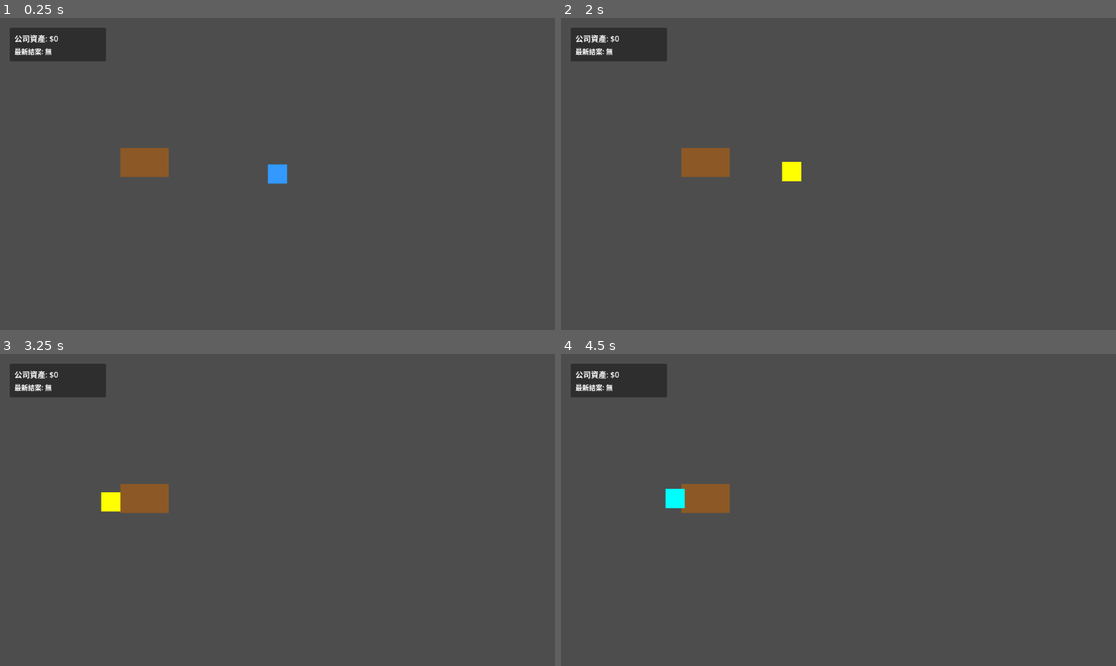
Above: before the commit, frames 1-4 (two rows, left to right).
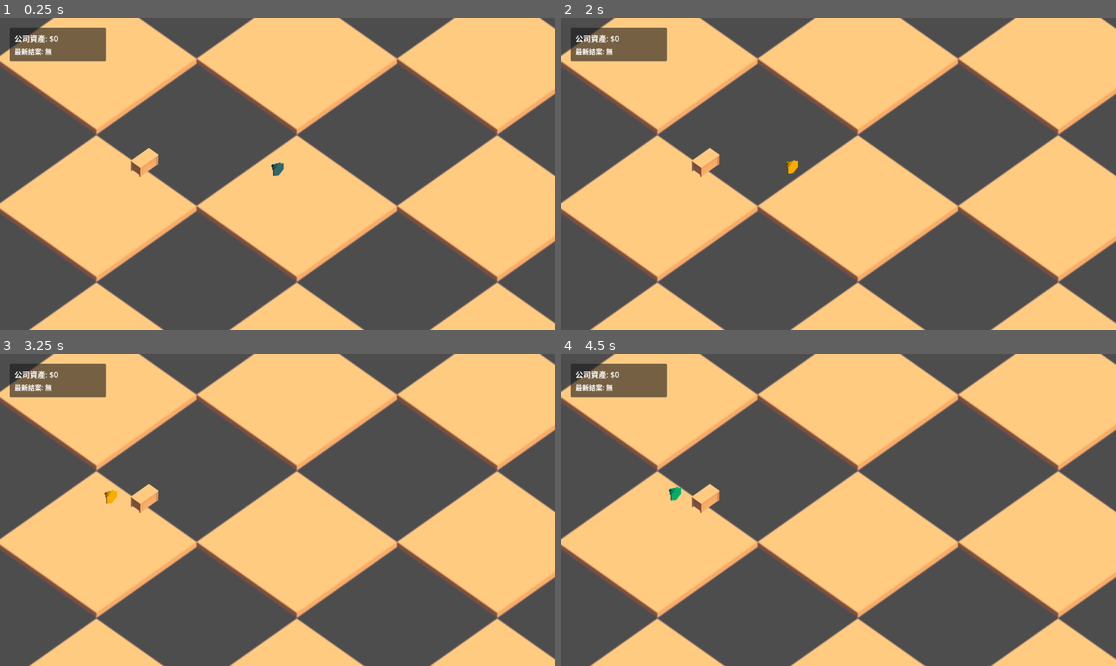
Above: after the commit, the same moments.

Repository: michaelchang-jpg/cs-tycoon
Game: Godot game, scene res://scenes/main.tscn
Same seed, same stepped clock (60 frames per second), same inputs: the game is played once before the commit and once after it.
Inputs:
- Up to frame 1 (0.25 s): no input
- Up to frame 2 (2 s): tap Enter at 0.5 s; tap Space at 1.25 s
- Up to frame 3 (3.25 s): no input
- Up to frame 4 (4.5 s): no input

The runs differ from the first frame. In frame 1, 55% of the frame differs, in the area x 0-100%, y 0-100%; in frame 2, 56%; in frame 3, 55%; in frame 4, 55%.

Commit message:
Asset Integration: Implement Kenney Furniture Kit assets (Bear, Desk, Floor) in Main scene

Diff:
--- a/scenes/main.tscn
+++ b/scenes/main.tscn
@@ -1,8 +1,11 @@
-[gd_scene load_steps=6 format=3 uid="uid://main_scene_office"]
+[gd_scene load_steps=8 format=3 uid="uid://main_scene_office"]
 
 [ext_resource type="Script" path="res://scripts/employee.gd" id="1_employee"]
 [ext_resource type="Script" path="res://scripts/desk.gd" id="2_desk"]
 [ext_resource type="Script" path="res://scripts/game_manager.gd" id="3_manager"]
+[ext_resource type="Texture2D" uid="uid://asset_floor" path="res://assets/kenney_furniture-kit/Isometric/floorFull_NE.png" id="4_floor"]
+[ext_resource type="Texture2D" uid="uid://asset_desk" path="res://assets/kenney_furniture-kit/Isometric/desk_NE.png" id="5_desk"]
+[ext_resource type="Texture2D" uid="uid://asset_bear" path="res://assets/kenney_furniture-kit/Isometric/bear_NE.png" id="6_bear"]
 
 [sub_resource type="RectangleShape2D" id="RectangleShape2D_employee"]
 size = Vector2(40, 40)
@@ -16,13 +19,17 @@
 [node name="World" type="Node2D" parent="."]
 y_sort_enabled = true
 
-[node name="FloorLayer" type="TileMapLayer" parent="World"]
+[node name="FloorLayer" type="Node2D" parent="World"]
 z_index = -1
-tile_set = null
 metadata/_edit_lock_ = true
 
-[node name="WallLayer" type="TileMapLayer" parent="World"]
-tile_set = null
+[node name="FloorSprite" type="Sprite2D" parent="World/FloorLayer"]
+texture_repeat = 2
+position = Vector2(576, 324)
+scale = Vector2(2, 2)
+texture = ExtResource("4_floor")
+region_enabled = true
+region_rect = Rect2(0, 0, 1000, 1000)
 
 [node name="Entities" type="Node2D" parent="World"]
 y_sort_enabled = true
@@ -34,19 +41,9 @@
 [node name="CollisionShape2D" type="CollisionShape2D" parent="World/Entities/Desk"]
 shape = SubResource("RectangleShape2D_desk_area")
 
-[node name="Visual" type="ColorRect" parent="World/Entities/Desk"]
-anchors_preset = 8
-anchor_left = 0.5
-anchor_top = 0.5
-anchor_right = 0.5
-anchor_bottom = 0.5
-offset_left = -50.0
-offset_top = -30.0
-offset_right = 50.0
-offset_bottom = 30.0
-grow_horizontal = 2
-grow_vertical = 2
-color = Color(0.55, 0.35, 0.15, 1)
+[node name="Sprite" type="Sprite2D" parent="World/Entities/Desk"]
+scale = Vector2(0.5, 0.5)
+texture = ExtResource("5_desk")
 
 [node name="ChairPosition" type="Marker2D" parent="World/Entities/Desk"]
 position = Vector2(0, 40)
@@ -58,19 +55,10 @@
 [node name="CollisionShape2D" type="CollisionShape2D" parent="World/Entities/Employee"]
 shape = SubResource("RectangleShape2D_employee")
 
-[node name="Sprite" type="ColorRect" parent="World/Entities/Employee"]
-anchors_preset = 8
-anchor_left = 0.5
-anchor_top = 0.5
-anchor_right = 0.5
-anchor_bottom = 0.5
-offset_left = -20.0
-offset_top = -20.0
-offset_right = 20.0
-offset_bottom = 20.0
-grow_horizontal = 2
-grow_vertical = 2
-color = Color(0.2, 0.6, 1, 1)
+[node name="Sprite" type="Sprite2D" parent="World/Entities/Employee"]
+position = Vector2(0, -10)
+scale = Vector2(0.5, 0.5)
+texture = ExtResource("6_bear")
 
 [node name="UI" type="CanvasLayer" parent="."]
 
--- a/scripts/employee.gd
+++ b/scripts/employee.gd
@@ -102,5 +102,5 @@
 	if sprite:
 		if sprite is ColorRect:
 			sprite.color = color
-		elif sprite is Sprite2D or sprite is CanvasItem:
+		elif sprite is Sprite2D:
 			sprite.modulate = color
